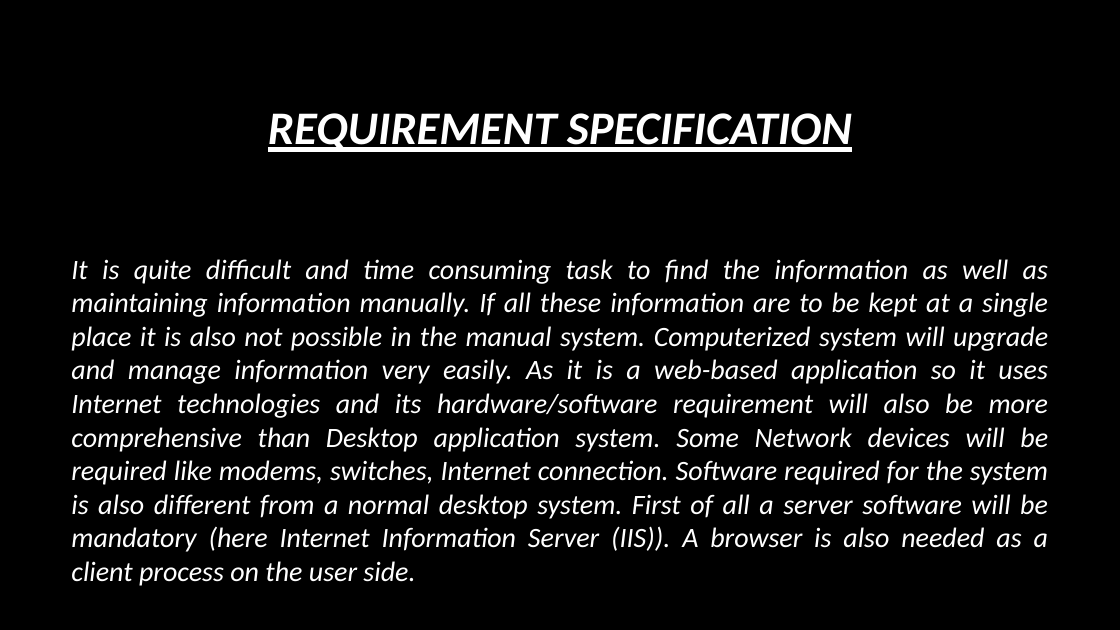
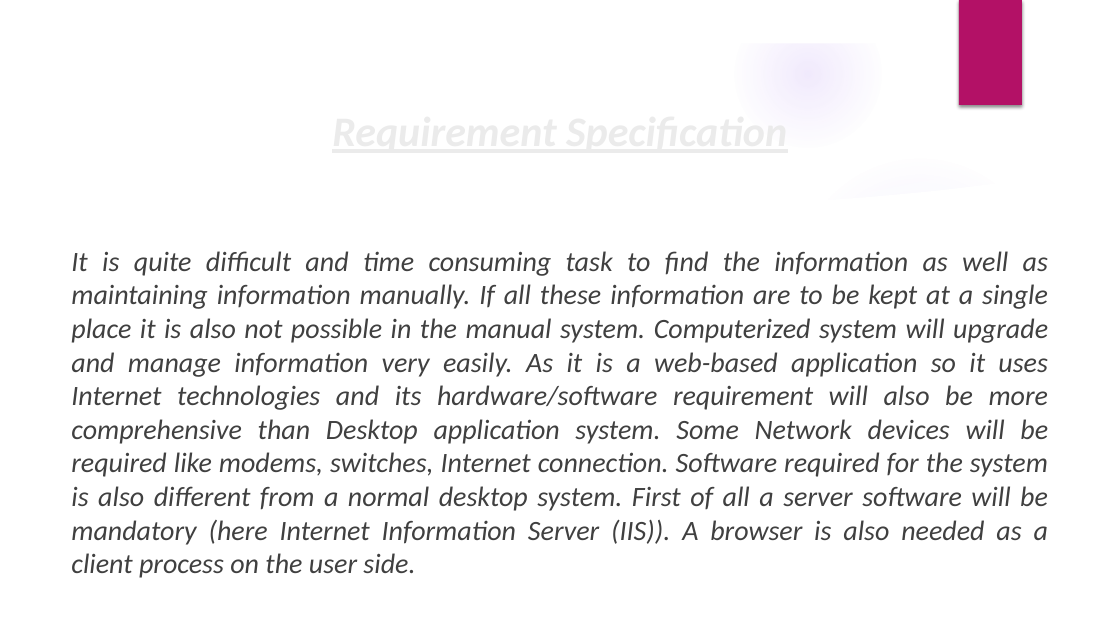
Before and after one commit to lalitgiri/Angular_Practice_Program, a slide deck: slide 17 of Ecommerce-Project/report data/project ppt.pptx (slide 16 before the commit). Drawn at 1120x630 pixels with LibreOffice and Linux fonts; fonts in the diff are those of the drawing; background and template pictures are left out. Boxes give left, top, right and bottom in pixels: in the first picture for what was removed or moved away, otherwise in the second. Text is boxed around its words. In the diff, an @@ line names an element or a change of style, - is before the commit and + after.

```diff
--- a/Ecommerce-Project/report data/project ppt.pptx
+++ b/Ecommerce-Project/report data/project ppt.pptx
@@ background #000000 to picture (left out) @@
@@ group added at (0,0,1120,630): 5 ellipses, 3 freeform shapes @@
@@ rectangle added at (959,0,1022,105), fill #B31166 @@
@@ text "It is quite difficult and ...": place and size @@
-text "It is quite difficult and ..." at (71,259,1048,586)
+text "It is quite difficult and ..." at (71,251,1048,545)
@@ text "It is quite difficult and ..." at (71,251,1048,545): text colour #FFFFFF to #404040 @@
@@ title at (673,386,813,410): text changed; size 40 to 36 pt; text colour #FFFFFF to #EBEBEB @@
-REQUIREMENT SPECIFICATION
+Requirement Specification
```
Also in this commit, not shown: 37 other slides changed, 3 slides added, 1 slide removed, 2 other files.
